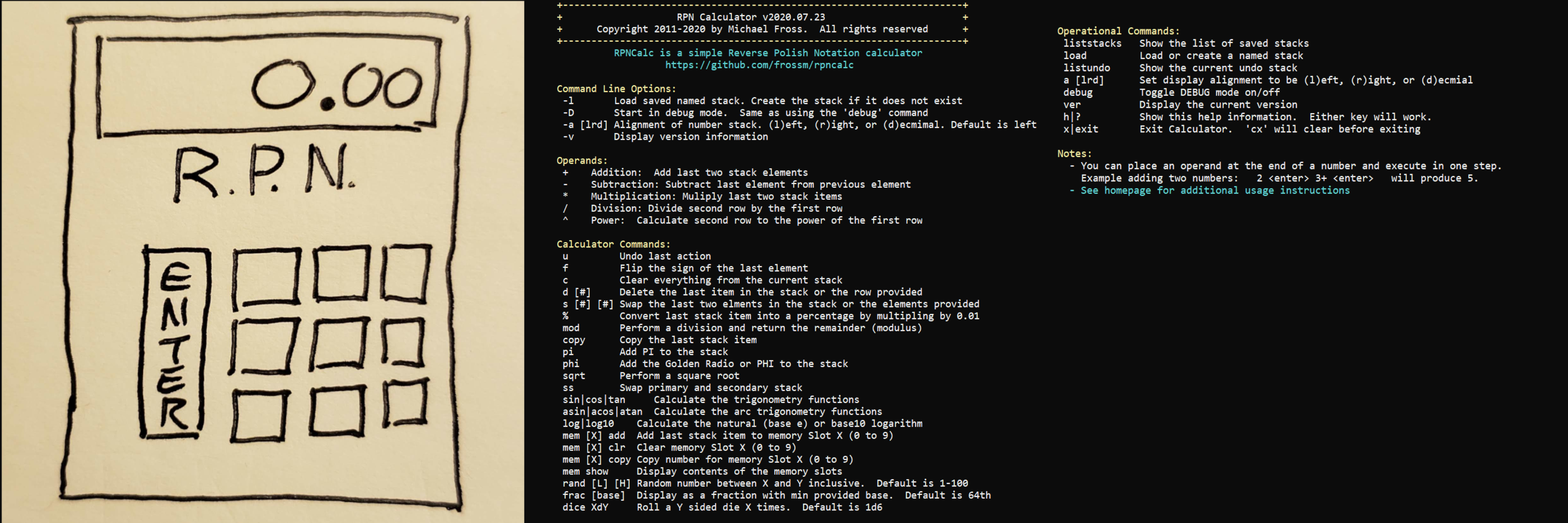
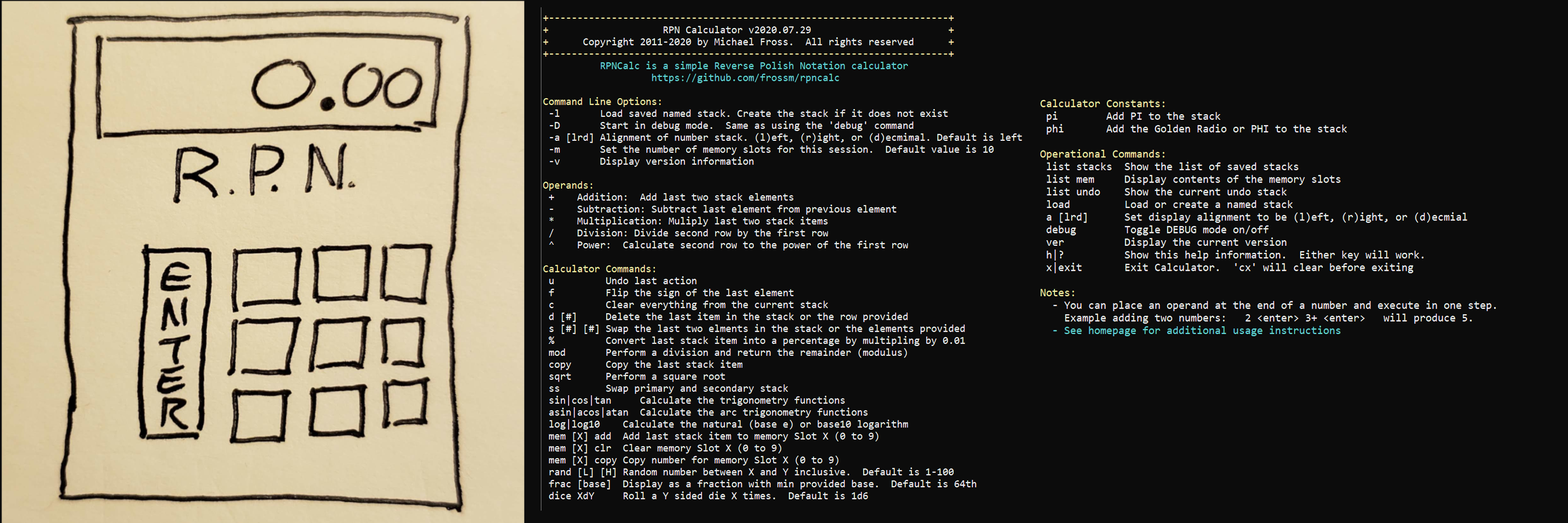
Layer changes from the first 1568x523 image to the second:
painted on "Calc2" over [1039, 26, 1502, 337]
painted on "Calc1" over [540, 2, 1051, 511]
